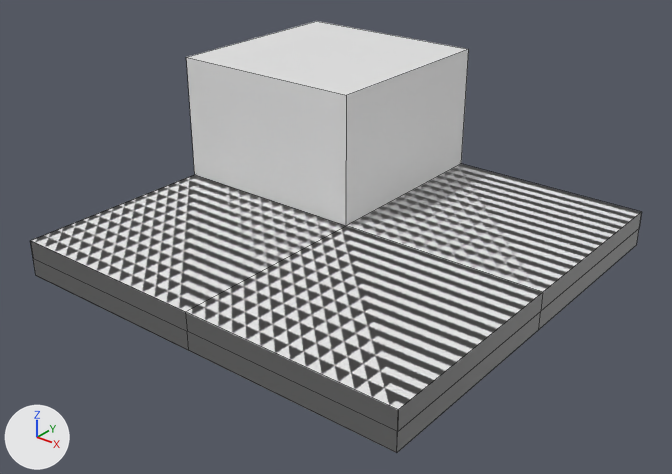
One commit to the OBJ model resource/cube/cube.obj: the scene before it, then after it.
One viewpoint serves both versions: a 50 mm lens placed at (6.56, -8.4, 5.24), pointed at (0.09, -0.31, 0.23). The lights are fixed; the arrows at lower left show +X, +Y and +Z. Mesh edges are drawn as thin lines. Materials are left out; every surface is plain grey. Where no turn or scale is listed for an object, it has been applied to the vertices. Vertices at the same position are counted once.

In view in the first picture: 'Cube_Cube.001'.
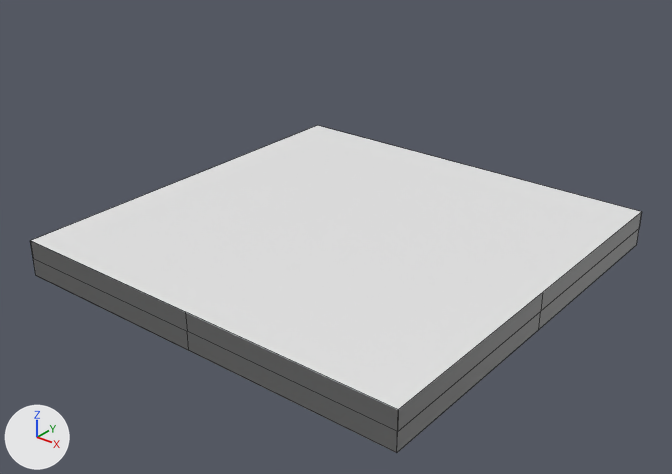
The newer file is also rescaled (x4.0) as a whole; pictures and numbers use the older file's frame.

Pixel boxes (x1, y1, x2, y2) of what changed, in the pictures (672 x 474 px):
'Cube_Cube.001', reshaped (24% shorter): before (30, 21, 642, 453); after (30, 125, 642, 453)
part 1 of me_cube_cube_001, deleted: before (32, 21, 641, 410)

The change, as a diff of the scene's bpy script:
```diff
--- a/resource/cube/cube.obj.py
+++ b/resource/cube/cube.obj.py
@@ me_cube_cube_001 @@
 me_cube_cube_001.from_pydata(...)  # 30 vertices, 34 faces; spans x -2.74..2.74, y -2.74..2.74, z -0.24..1.94
 # used by ob_cube_cube_001; location = (0.0, 0.0, 0.0)
 # verts and faces of me_cube_cube_001; kept vertices keep their numbers, new ones are numbered from 30
 # before: 1 (2.74, 2.74, 0.24) at pixel (641, 211), 3 (2.74, -2.74, 0.24) at pixel (398, 409), 5 (-2.74, 2.74, 0.24), 7 (-2.74, -2.74, 0.24) at pixel (30, 240), 8 (2.74, 2.74, 0.0) at pixel (639, 228)
 # before: 9 (2.74, 0.0, 0.24) at pixel (542, 292), 12 (0.0, -2.74, 0.24) at pixel (185, 311), 13 (-2.74, -2.74, 0.0) at pixel (33, 258), 15 (-2.74, 0.0, 0.24) at pixel (194, 174), 16 (-2.74, 2.74, 0.0)
 # before: 18 (0.0, 2.74, 0.24) at pixel (461, 163), 20 (0.0, 0.0, 0.24) at pixel (346, 225), 22 (0.0, 2.74, 0.0), 23 (-2.74, 0.0, 0.0), 26 (-2.74, 0.0, 1.94) at pixel (186, 57)
 # before: 27 (-2.74, 2.74, 1.94) at pixel (316, 21), 28 (0.0, 2.74, 1.94) at pixel (468, 49), 29 (0.0, 0.0, 1.94) at pixel (346, 95)
+# me_cube_cube_001 part 1
+delete_vertices([15, 18, 20, *range(26, 30)])  # with the faces that use them
```
